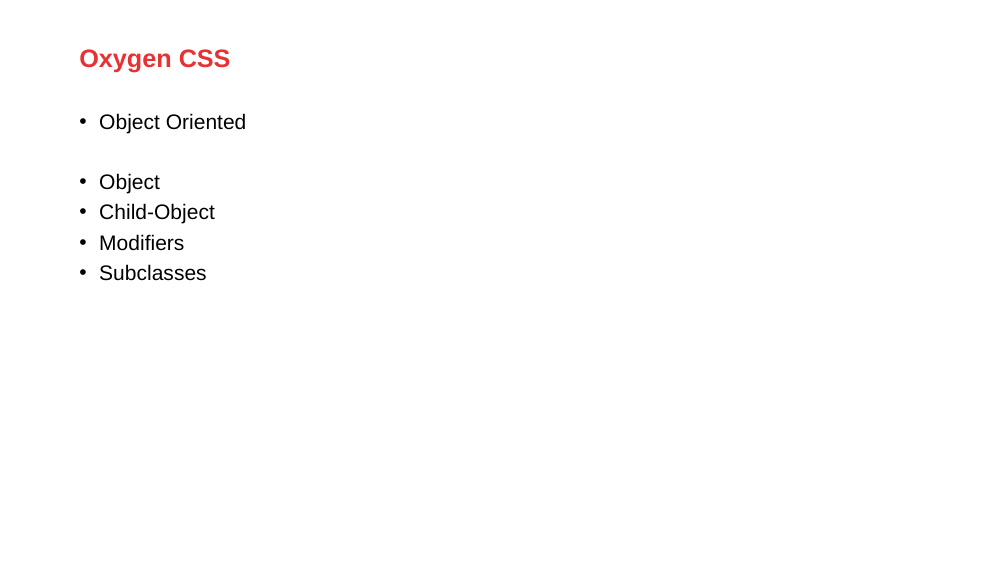
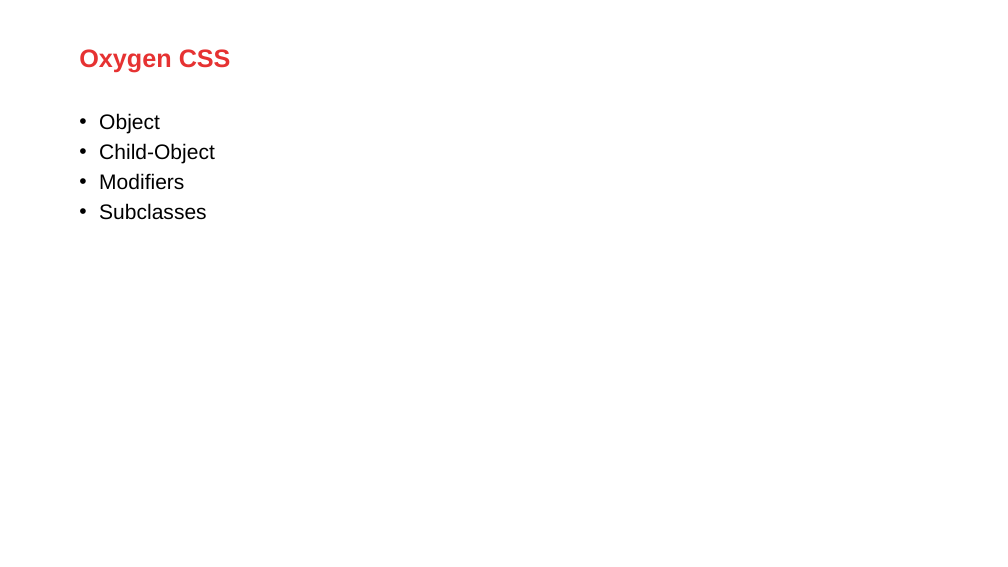
Before and after one commit to AMIS-Services/sig-css-architecture, a slide deck: slide 31 of SIG_CSS_Architecture.pptx (slide 30 before the commit). Drawn at 1008x567 pixels with LibreOffice and Linux fonts; fonts in the diff are those of the drawing; background and template pictures are left out. Boxes give left, top, right and bottom in pixels: in the first picture for what was removed or moved away, otherwise in the second. Text is boxed around its words. In the diff, an @@ line names an element or a change of style, - is before the commit and + after.

```diff
--- a/SIG_CSS_Architecture.pptx
+++ b/SIG_CSS_Architecture.pptx
@@ text at <box>99,113,247,133</box>: paragraph removed @@
-• Object Oriented
```
Also in this commit, not shown: 5 other slides changed.
